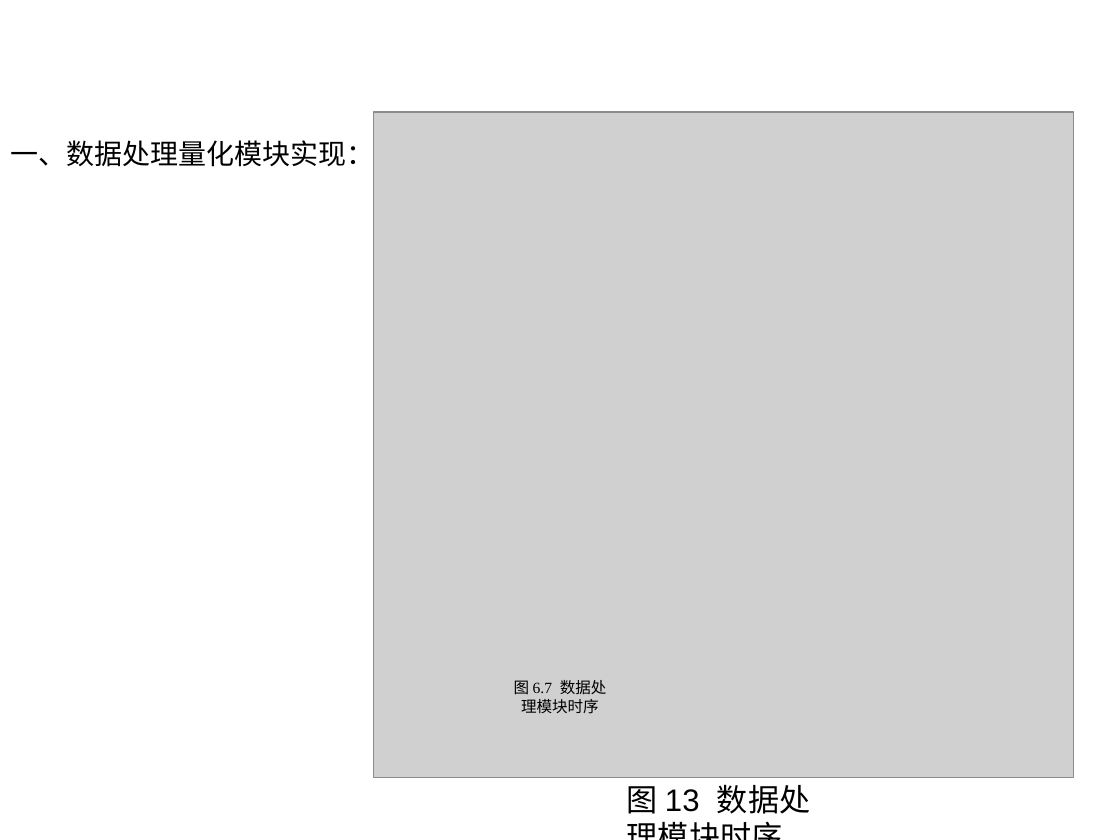
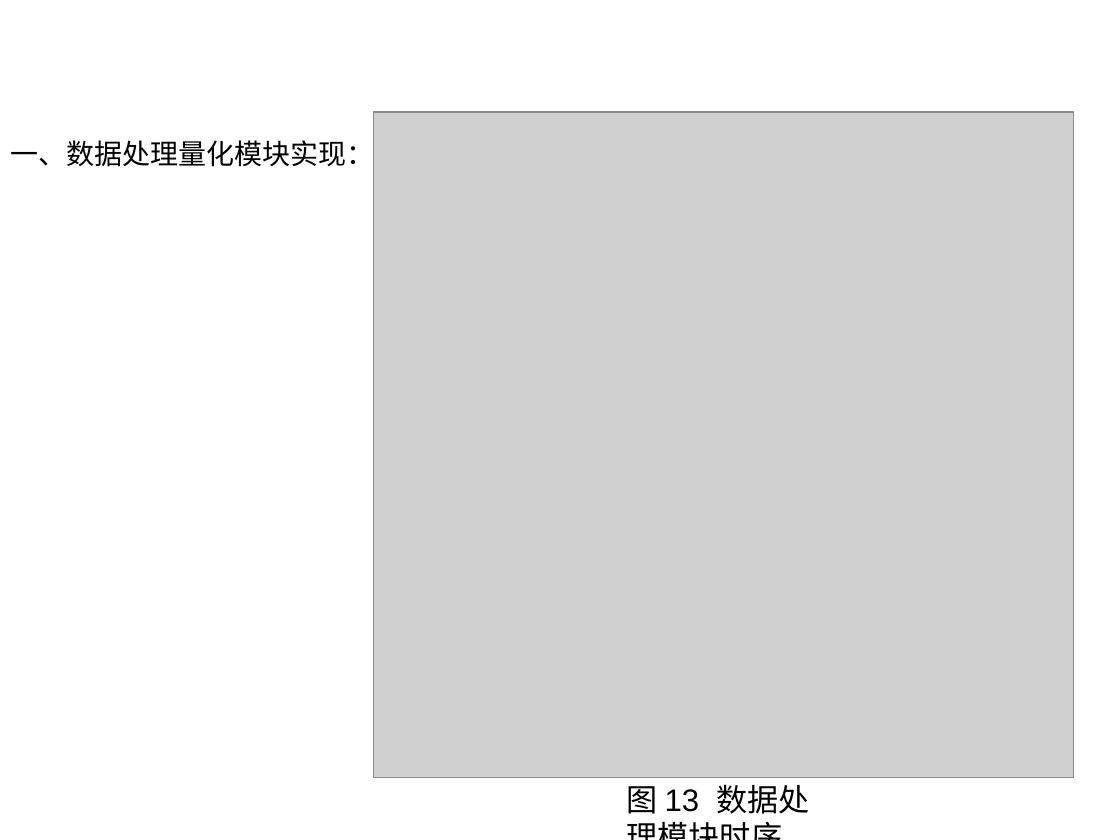
Before and after one commit to azadjun/paper, a slide deck: slide 24 of 答辩-李俊SA14226354.ppt. Drawn at 1120x840 pixels with LibreOffice and Linux fonts; fonts in the diff are those of the drawing; grey boxes stand for pictures; background and template pictures are left out. Boxes give left, top, right and bottom in pixels: in the first picture for what was removed or moved away, otherwise in the second. Text is boxed around its words. In the diff, an @@ line names an element or a change of style, - is before the commit and + after.

```diff
--- a/答辩-李俊SA14226354.ppt
+++ b/答辩-李俊SA14226354.ppt
@@ text removed at (514,680,607,714) @@
-图 6.7 数据处理模块时序
```
Also in this commit, not shown: 1 other slide changed, 6 other files.
